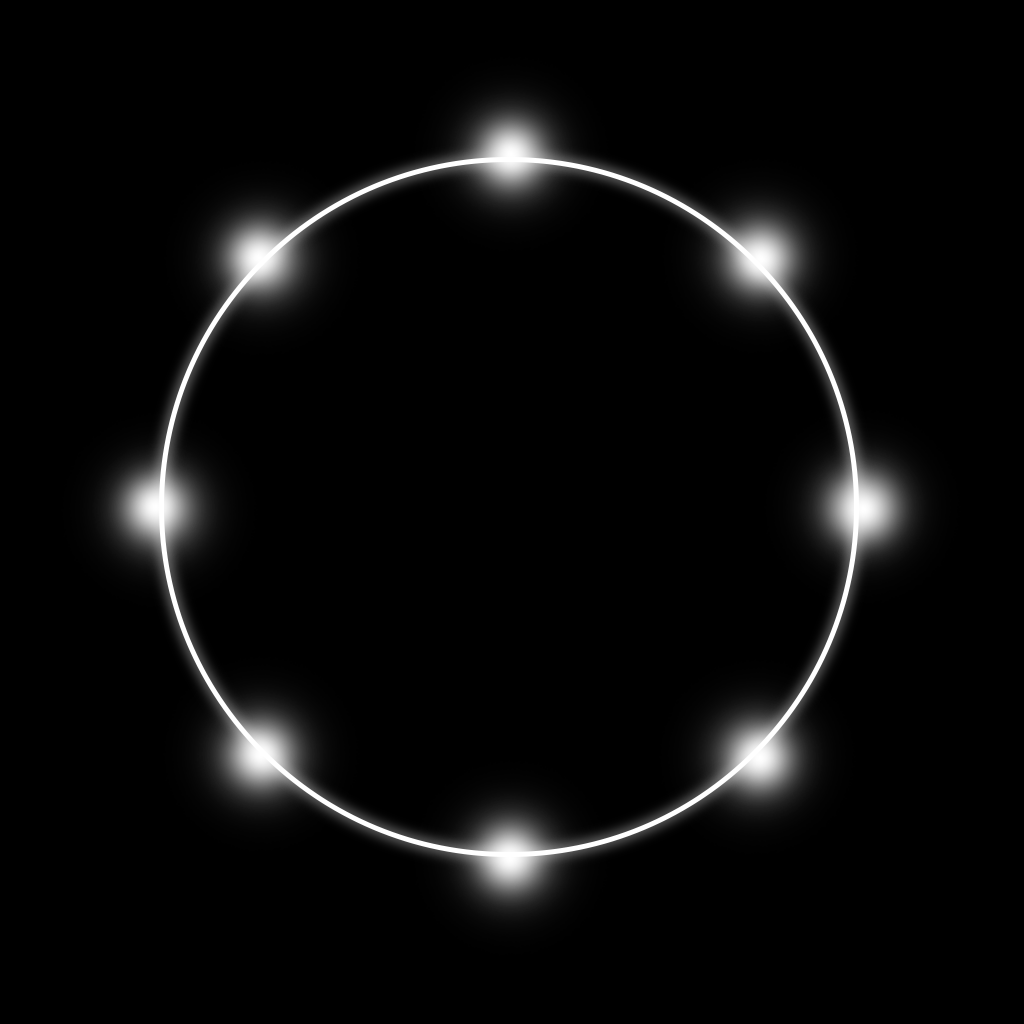
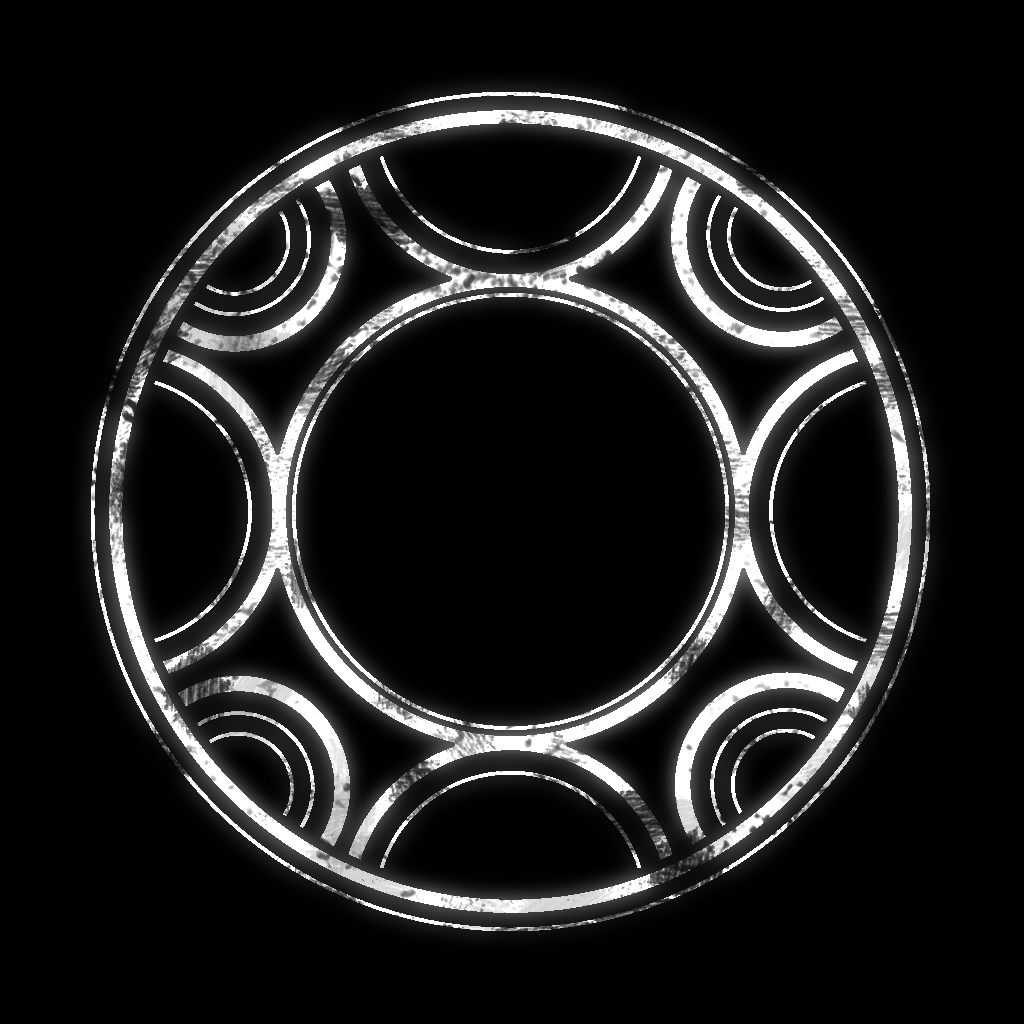
Two versions of the same layered image (1024 × 1024). Layer-by-layer changes:
"Ebene 11 Kopie": opacity 100% → 66%, painted on it over [75, 76, 946, 949]
painted on "Ebene 11" over [91, 92, 930, 931]
moved "Ebene 12" above "Symboles", painted on it over [75, 76, 946, 949]
hid group "Symboles" (18 layers) over [75, 76, 946, 949]
renamed "Ebene 13" to "Ebene 10 Kopie", moved it above "Ebene 10", painted on it over [75, 76, 946, 949]
"Ebene 10": opacity 43% → 50%, moved it above "Ellipse 1", painted on it over [75, 76, 946, 949]
hid "Ellipse 1" over [90, 89, 931, 930]
